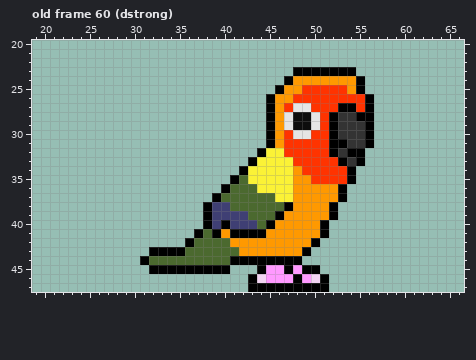
Pixel-art file, stored at Citrus/aseprite/citrus_roa_2.aseprite. That is the earlier state.
96x48 pixels, 86 frames. Shown: old frame 60 (dstrong): x 19..66, y 20..47. The commit also changed other frames, which this record leaves out.
The result:
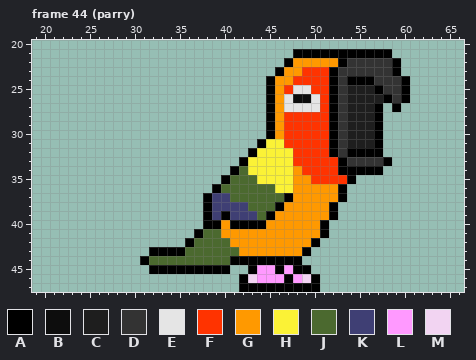
Palette (. is transparent): A #000000  B #0d0d0d  C #1e1e1e  D #333333  E #e5e5e5  F #ff3300  G #ff9900  H #fbf236  J #4b692f  K #3f3f74  L #ff99ff  M #f2d4f2
A new or re-ordered frame is compared with the old frame closest to it.
Changes in this commit:
frames 86 -> 93
--- frame 44 (parry) is new; against old frame 60 (dstrong)
@@ x 36..62 @@
 20 ...........................
-21 ...........................
-22 ...........................
-23 ............AAAAAAA........
-24 ...........AGGGGGGGA.......
-25 ..........AGGFFFFFGA.......
-26 .........AGGFFFFFFFFA......
-27 .........AGFEEFFFAAFA......
-28 .........AGEBBEFADDAA......
-29 .........AGEBBEFADDDA......
-30 .........AGFEEFFADDDA......
-31 .........AGFFFFFAADDA......
-32 ........AHHFFFFFADAA.......
-33 .......AHHHHFFFFFADA.......
-34 ......AHHHHHGFFFFFA........
-35 .....AJHHHHHGGFFFFA........
-36 ....AJJJHHHHGGGGGA.........
-37 ...AJJJJJJHHGGGGGA.........
-38 ..AKKJJJJJJAGGGGA..........
-39 ..AKKKKJJJAGGGGGA..........
-40 ..AKAKKKJAGGGGGA...........
-41 .AJAGAAAAGGGGGGA...........
+21 ............AAAAAAAAAAA....
+22 ...........AGGGGGADDDDDA...
+23 ..........AGGFFFADDDDDDA...
+24 .........AGGFFFFADAAADDDA..
+25 .........AGFEEFFADCCCADDA..
+26 .........AGEBBEFADCCCCADA..
+27 .........AGEEEEFADCCCA.A...
+28 .........AGFFFFFADCCCA.....
+29 .........AGFFFFFADCCCA.....
+30 .........AGFFFFFADCCCA.....
+31 ........AHHFFFFFADCCCA.....
+32 .......AHHHHFFFFADAAAA.....
+33 ......AHHHHHFFFFFADDDDA....
+34 .....AJHHHHHGFFFFAAAAA.....
+35 ....AJJJHHHHGGFFFFA........
+36 ...AJJJJJJHHGGGGGA.........
+37 ..AKKJJJJJJAGGGGGA.........
+38 ..AKKKKJJJAGGGGGA..........
+39 ..AKAKKKJAGGGGGGA..........
+40 ..AAGAAAAGGGGGGA...........
+41 .AJJGGGGGGGGGGGA...........
 42 AJJJJGGGGGGGGGA............
@@ x 40..53 @@
 44 JAAAAAAAA.....
-45 A...ALLALAA...
-46 ...AMLLLALMA..
-47 ...AAAAAAAAA..
+45 A..ALLALAA....
+46 ..AMLLLALMA...
+47 ..AAAAAAAAA...
